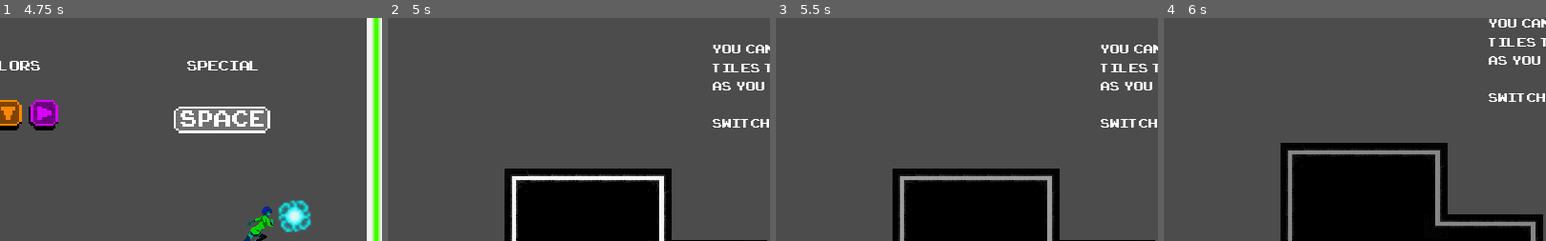
Above: before the commit, frames 1-4 (left to right).
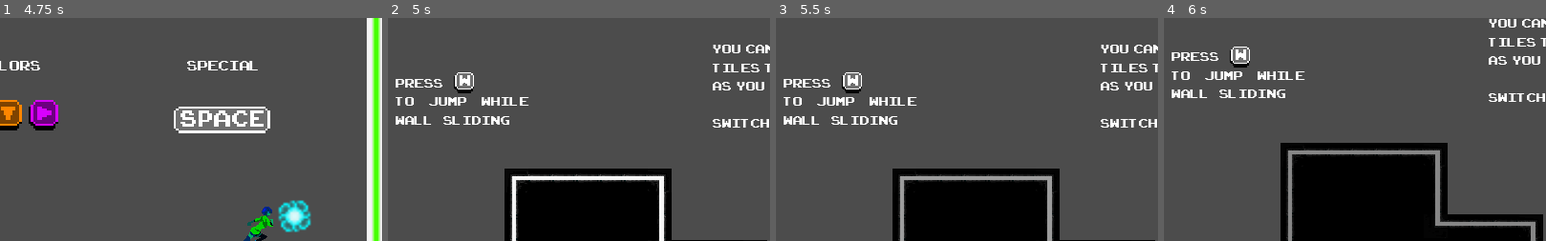
Above: after the commit, the same moments.

Repository: ivancdlarrain/olaGames
Game: Godot game, scene res://scenes/menus/Main_menu.tscn
The game is run twice, just before and just after one commit, with the same random seed, the same clock (stepped at 60 frames per second) and the same inputs.
Inputs:
- Up to frame 1 (4.75 s): click "New Game" at 0.5 s; hold Space (special) 1.28-2.03 s; hold D (WASD_right) 1.28-2.78 s; tap W (WASD_up) at 1.52, 2.27, 3.77, 4.52 s; tap Space (special) at 2.1, 3.6 s; hold A (WASD_left) 2.78-3.53 s; hold Space (special) 2.78-3.53 s; hold D (WASD_right) from 3.53 s (still down); hold Space (special) from 4.28 s (still down)
- Up to frame 2 (5 s): keep holding D (WASD_right); keep holding Space (special)
- Up to frame 3 (5.5 s): tap Enter at 5 s; release D (WASD_right) at 5.03 s; release Space (special) at 5.03 s; hold A (WASD_left) from 5.03 s (still down); tap Space (special) at 5.1 s; tap W (WASD_up) at 5.27 s
- Up to frame 4 (6 s): tap Enter at 5.75 s; release A (WASD_left) at 5.78 s; hold D (WASD_right) from 5.78 s (still down); hold Space (special) from 5.78 s (still down)
The pictures show only the part of the screen within x 47-97%, y 23-73%; the shares and areas given below are measured in that part.

Frame 1 is identical in both runs. In frame 2, 1.8% of the frame differs, in the area x 2-37%, y 24-48%; in frame 3, 1.8%; in frame 4, 1.8%.

Commit message:
removed tween

Diff:
--- a/scenes/Tutorials/Tutorial 2.tscn
+++ b/scenes/Tutorials/Tutorial 2.tscn
@@ -1,11 +1,10 @@
-[gd_scene load_steps=15 format=2]
+[gd_scene load_steps=14 format=2]
 
 [ext_resource path="res://assets/Player.tscn" type="PackedScene" id=1]
 [ext_resource path="res://scenes/TileMap.tscn" type="PackedScene" id=2]
 [ext_resource path="res://fonts/ARCADECLASSIC.TTF" type="DynamicFontData" id=3]
 [ext_resource path="res://assets/sprites/hud/WASD keys.png" type="Texture" id=4]
 [ext_resource path="res://scripts/levels scripts/Tutorial 2.gd" type="Script" id=5]
-[ext_resource path="res://scripts/levels scripts/Tutorial2 scripts/WallJump Instruction.gd" type="Script" id=6]
 [ext_resource path="res://assets/sprites/hud/space.png" type="Texture" id=7]
 [ext_resource path="res://assets/ruletiles/Trampolin.tscn" type="PackedScene" id=8]
 [ext_resource path="res://assets/ruletiles/Button.tscn" type="PackedScene" id=9]
@@ -176,9 +175,6 @@
 shape = SubResource( 2 )
 
 [node name="WallJump Instruction" type="Node2D" parent="."]
-script = ExtResource( 6 )
-
-[node name="Tween" type="Tween" parent="WallJump Instruction"]
 
 [node name="up" type="Sprite" parent="WallJump Instruction"]
 position = Vector2( 597.74, 181.495 )
